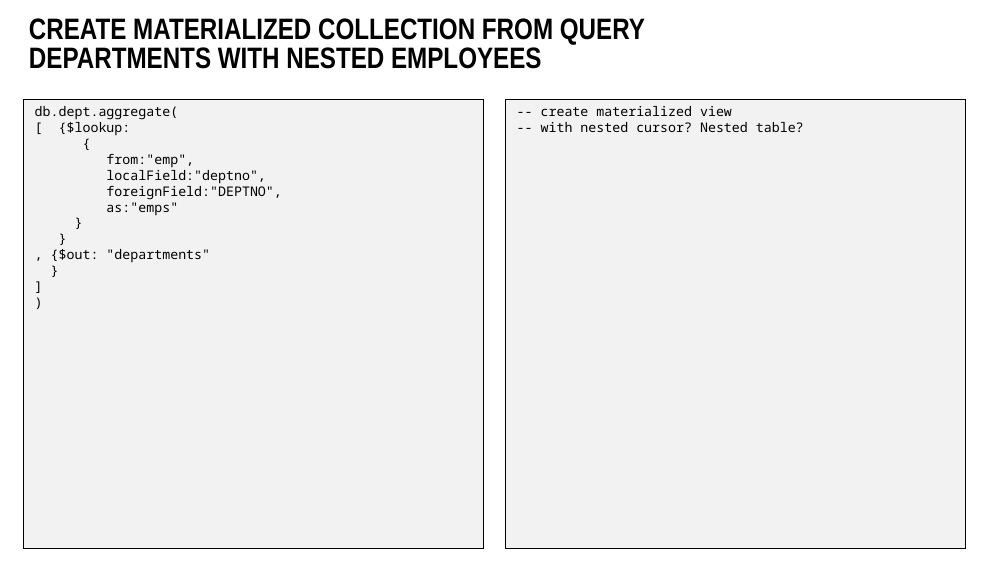
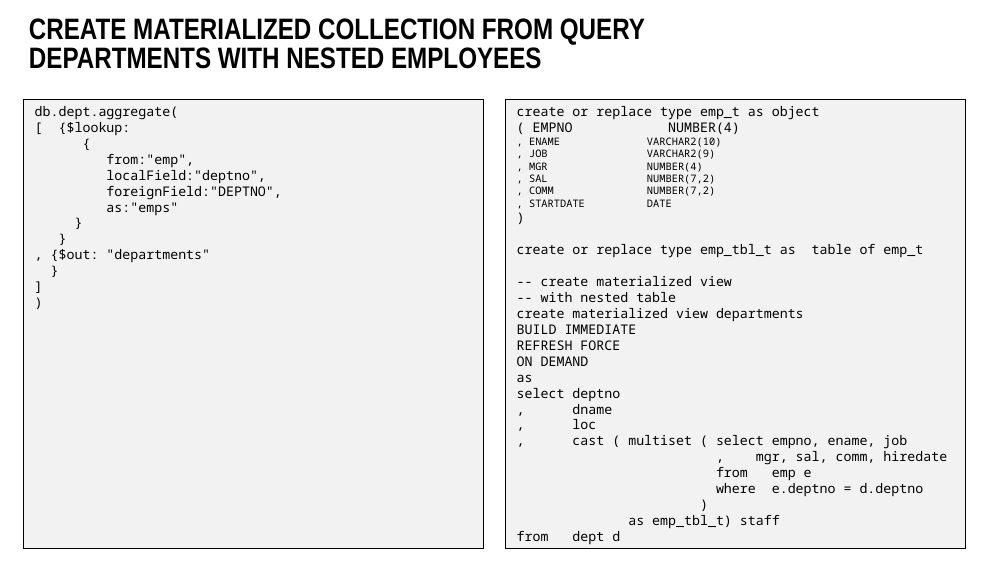
Before and after one commit to lucasjellema/sig-nosql-mongodb, a slide deck: slide 20 of mongodb-find-agg-vs-oracle-sql.pptx. Drawn at 1008x567 pixels with LibreOffice and Linux fonts; fonts in the diff are those of the drawing; background and template pictures are left out. Boxes give left, top, right and bottom in pixels: in the first picture for what was removed or moved away, otherwise in the second. Text is boxed around its words. In the diff, an @@ line names an element or a change of style, - is before the commit and + after.

Commit message:
Adding nested table and materialized view

```diff
--- a/mongodb-find-agg-vs-oracle-sql.pptx
+++ b/mongodb-find-agg-vs-oracle-sql.pptx
@@ text at (517,106,947,544): text changed @@
--- create materialized view
--- with nested cursor? Nested table?
+create or replace type emp_t as object
+( EMPNO NUMBER(4)
+, ENAME VARCHAR2(10)
+, JOB VARCHAR2(9)
+, MGR NUMBER(4)
+, SAL NUMBER(7,2)
+, COMM NUMBER(7,2)
+, STARTDATE DATE
+)
+create or replace type emp_tbl_t as table of emp_t
+-- create materialized view
+-- with nested table
+create materialized view departments
+BUILD IMMEDIATE
+REFRESH FORCE
+ON DEMAND
+as
+select deptno
+, dname
+, loc
+, cast ( multiset ( select empno, ename, job
+, mgr, sal, comm, hiredate
+from emp e
+where e.deptno = d.deptno
+)
+as emp_tbl_t) staff
+from dept d
```
Also in this commit, not shown: 7 other slides changed, 1 other file.
